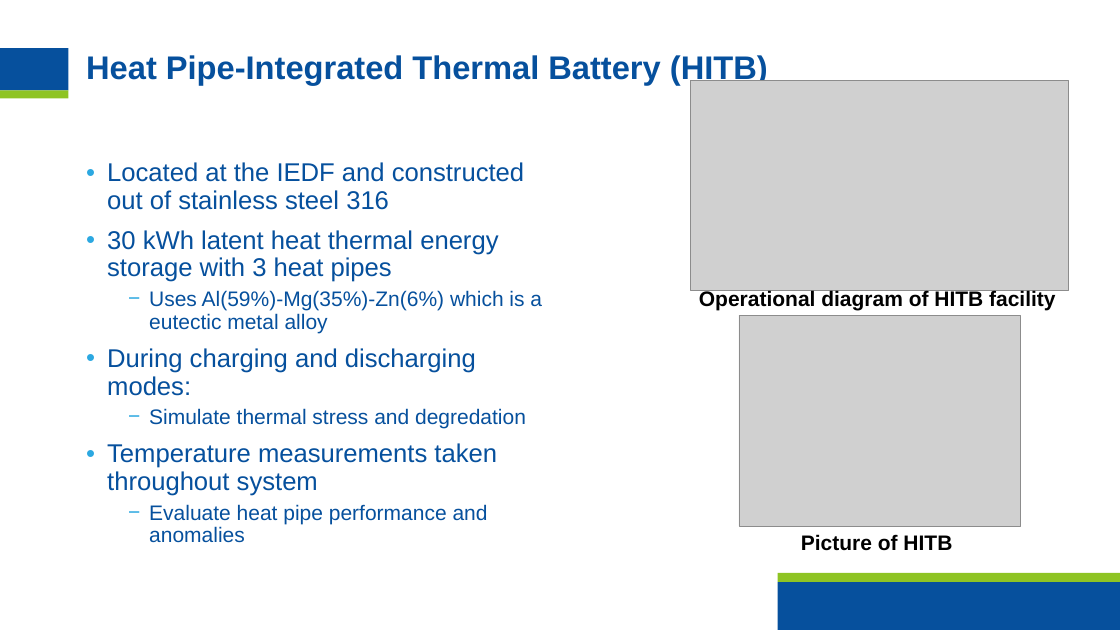
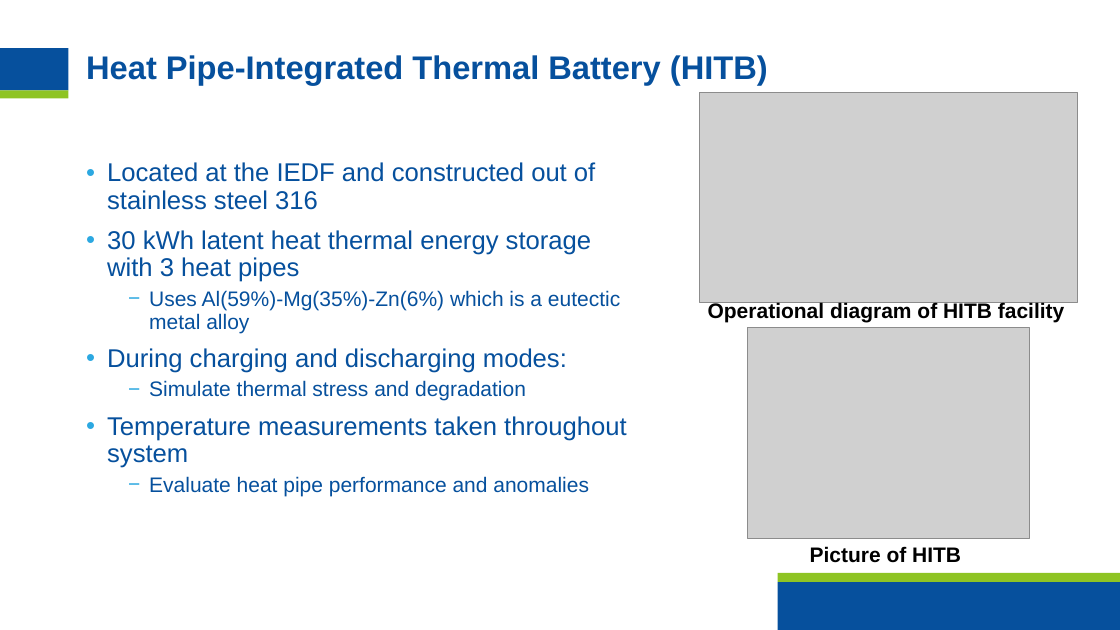
Before and after one commit to hvnaick/INL_DT_Intern, a slide deck: slide 3 of Important Documents/FinalPresentation.pptx. Drawn at 1120x630 pixels with LibreOffice and Linux fonts; fonts in the diff are those of the drawing; grey boxes stand for pictures; background and template pictures are left out. Boxes give left, top, right and bottom in pixels: in the first picture for what was removed or moved away, otherwise in the second. Text is boxed around its words. In the diff, an @@ line names an element or a change of style, - is before the commit and + after.

```diff
--- a/Important Documents/FinalPresentation.pptx
+++ b/Important Documents/FinalPresentation.pptx
@@ 2 pictures, 2 texts: place and size @@
-2 pictures, 2 texts at [691, 81, 1069, 551]
+2 pictures, 2 texts at [700, 92, 1078, 563]
@@ text at [149, 380, 526, 401]: text changed @@
-  − Simulate thermal stress and degredation
+  − Simulate thermal stress and degradation
```
Also in this commit, not shown: 7 other slides changed, 1 slide removed, 19 other files.
